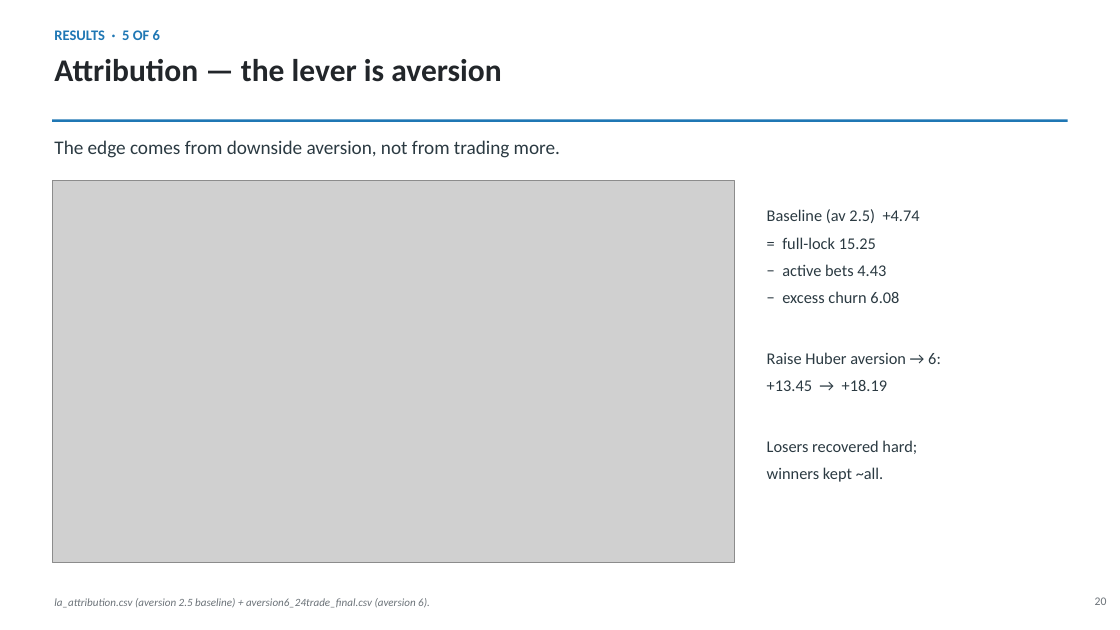
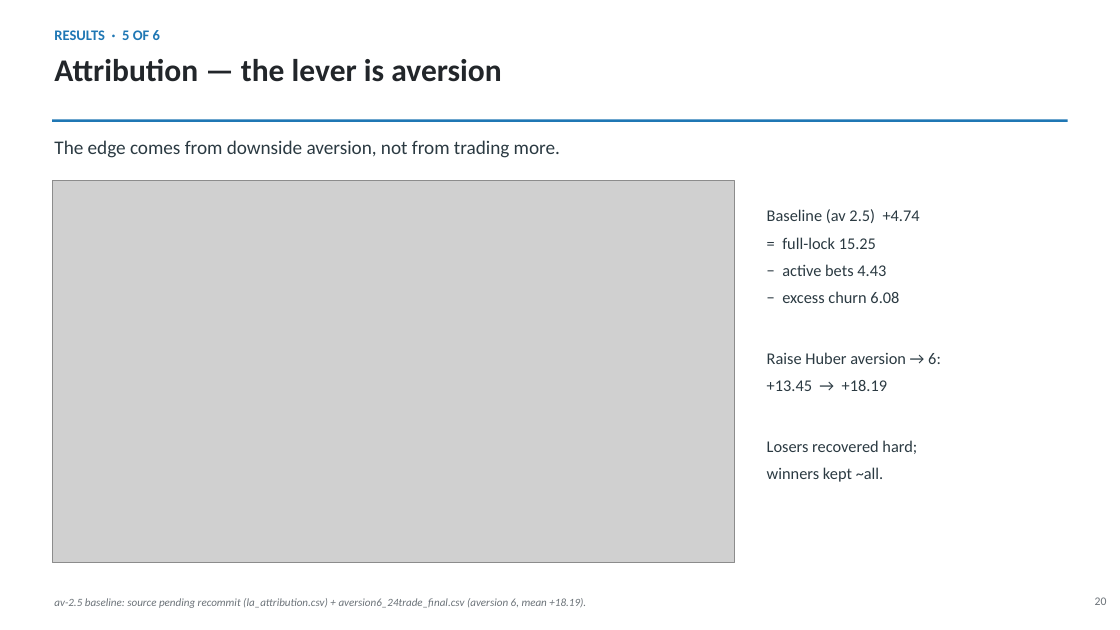
Before and after one commit to sylam/riskflow, a slide deck: slide 20 of artifacts/platinum_hedge_management_deck.pptx. Drawn at 1120x630 pixels with LibreOffice and Linux fonts; fonts in the diff are those of the drawing; grey boxes stand for pictures. Boxes give left, top, right and bottom in pixels: in the first picture for what was removed or moved away, otherwise in the second. Text is boxed around its words. In the diff, an @@ line names an element or a change of style, - is before the commit and + after.

```diff
--- a/artifacts/platinum_hedge_management_deck.pptx
+++ b/artifacts/platinum_hedge_management_deck.pptx
@@ text at bbox=[54, 598, 586, 608]: text changed @@
-la_attribution.csv (aversion 2.5 baseline) + aversion6_24trade_final.csv (aversion 6).
+av-2.5 baseline: source pending recommit (la_attribution.csv) + aversion6_24trade_final.csv (aversion 6, mean +18.19).
```
Also in this commit, not shown: 19 other slides changed, 1 slide added.
